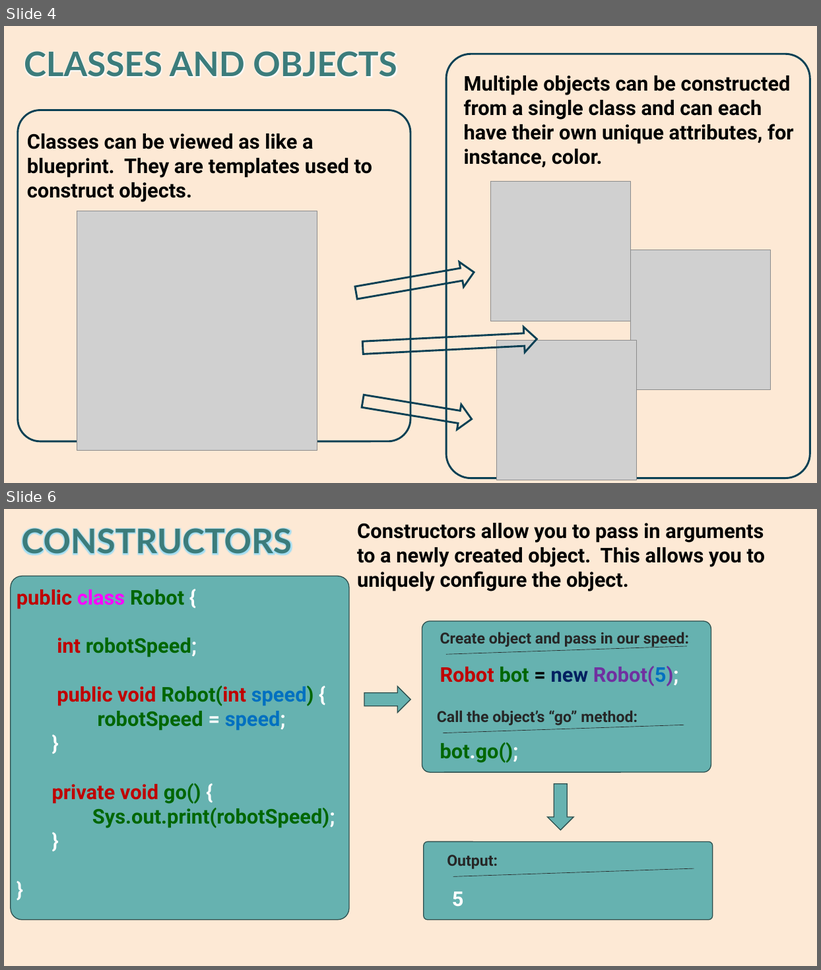
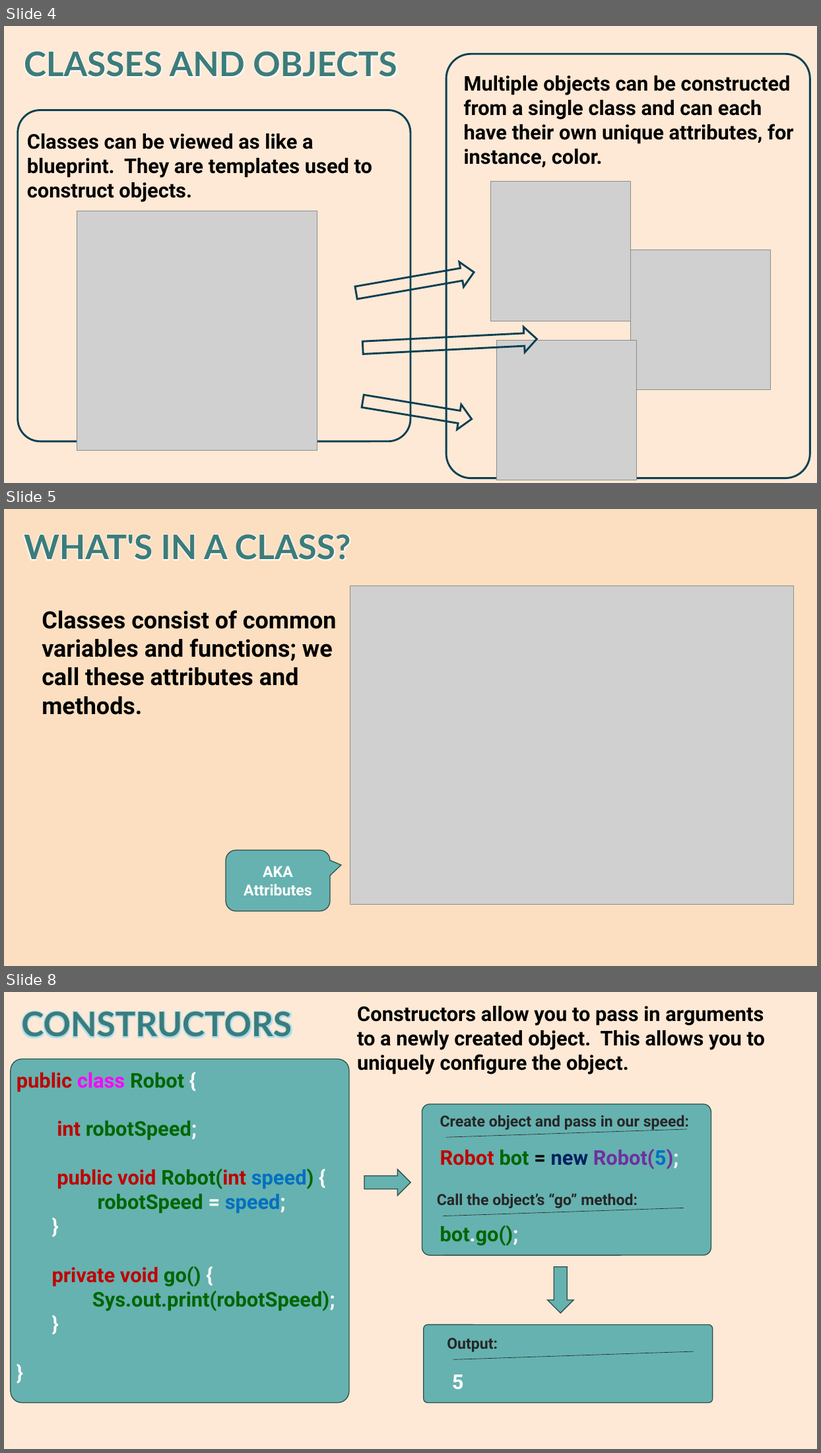
Before and after one commit to AlmightyHairball/RobotJavaClass2024, a slide deck: Presentation/Part-2.pptx. Shown one above the other, each under a label of ours: slides 4 and 6 before the commit, slides 4, 5 and 8 after it; the slides between them are not shown. The pictures are 821x970 and 821x1453 pixels, drawn with LibreOffice and Linux fonts; fonts in the diff are those of the drawing; grey boxes stand for pictures; background and template pictures are left out. Boxes give left, top, right and bottom in pixels: in the first picture for what was removed or moved away, otherwise in the second. Text is boxed around its words. In the diff, an @@ line names an element or a change of style, - is before the commit and + after.

Commit message:
Split up the Methods and Attributes into seperate slides.  Also added another slide to further explain classes and objects.

```diff
--- a/Presentation/Part-2.pptx
+++ b/Presentation/Part-2.pptx
@@ slide 5 added at box(4, 509, 817, 966), background #FBDFC0 @@
@@ title added at box(24, 534, 351, 560), 40 pt, text #3C7C7B, bold @@
+WHAT'S IN A CLASS?
@@ picture added at box(350, 586, 795, 904) @@
@@ text added at box(42, 610, 337, 715), 28 pt, text #000000, bold @@
+Classes consist of common variables and functions; we call these attributes and methods.
@@ rounded speech box added at box(226, 851, 330, 912), fill #66B2B0, outline #2D4E4D 1 pt, 18 pt, text #FFFFFF, bold @@
+AKA Attributes
@@ what was slide 6 is now slide 8 @@
```
Also in this commit, not shown: 2 slides changed, 1 other slide added, 1 other file.
